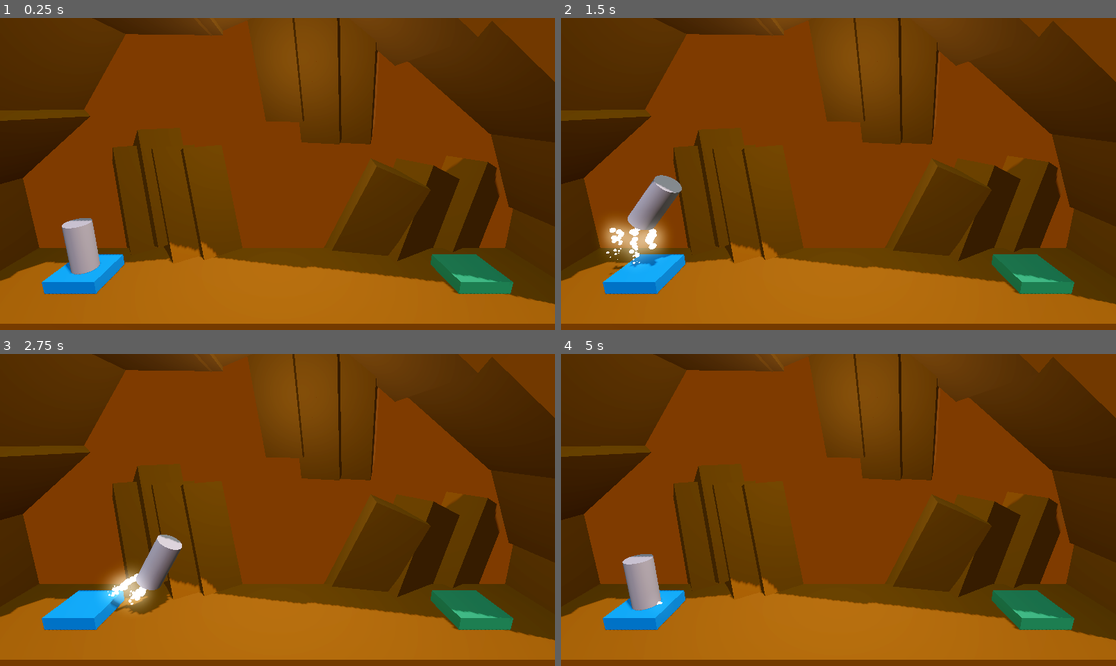
Above: before the commit, frames 1-4 (two rows, left to right).
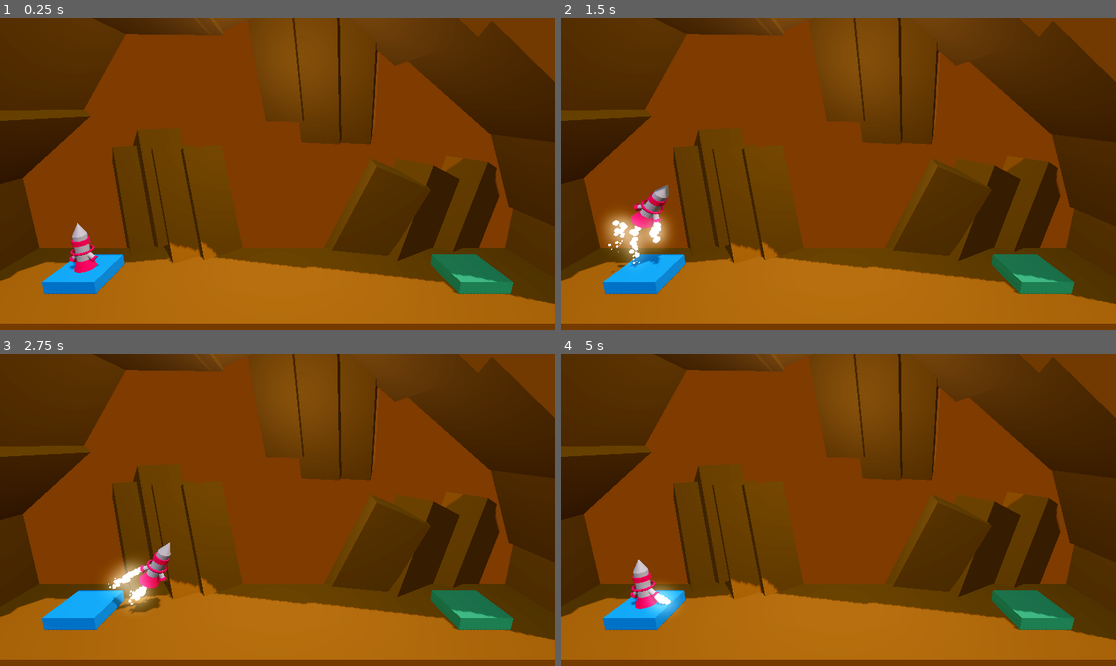
Above: after the commit, the same moments.

Repository: BerkayOzercan/Tutorial-Godot-Project-Boost
Game: Godot game, scene res://Levels/level_1.tscn
Two runs of this game, one before a commit and one after it. Both use one fixed random seed, a clock stepped at 60 frames per second and the inputs below.
Inputs:
- Up to frame 1 (0.25 s): no input
- Up to frame 2 (1.5 s): tap Enter at 0.5 s; hold D (rotate_right) 0.53-1.28 s; hold Space (boost) 0.53-1.28 s; hold A (rotate_left) from 1.28 s (still down); tap Space (boost) at 1.35 s
- Up to frame 3 (2.75 s): release A (rotate_left) at 2.03 s; hold D (rotate_right) from 2.03 s (still down); hold Space (boost) from 2.03 s (still down)
- Up to frame 4 (5 s): release Space (boost) at 2.78 s; tap Space (boost) at 2.85, 4.35 s; release D (rotate_right) at 3.53 s; hold Space (boost) 3.53-4.28 s; hold A (rotate_left) from 3.53 s (still down)

The runs differ from the first frame. In frame 1, 0.8% of the frame differs, in the area x 11-19%, y 64-83%; in frame 2, 1.6%, in the area x 7-22%, y 50-83%; in frame 3, 1.4%; in frame 4, 1.1%.

Commit message:
Edit : improve ship

Diff:
--- a/player.tscn
+++ b/player.tscn
@@ -1,14 +1,46 @@
-[gd_scene load_steps=10 format=3 uid="uid://dic5jfwahf0yv"]
+[gd_scene load_steps=17 format=3 uid="uid://dic5jfwahf0yv"]
 
 [ext_resource type="Script" path="res://Scripts/Player.gd" id="1_s6sso"]
 [ext_resource type="AudioStream" uid="uid://cptx343i6y1l6" path="res://Sounds/SFX - Death Explosion.ogg" id="2_3skm3"]
+[ext_resource type="Material" uid="uid://dfjrodww18wbk" path="res://Materials/m_red.tres" id="2_7shau"]
 [ext_resource type="AudioStream" uid="uid://nouph6l78842" path="res://Sounds/SFX - Success.ogg" id="3_ps70y"]
 [ext_resource type="AudioStream" uid="uid://b8wv4axrshkad" path="res://Sounds/SFX - Main engine thrust.ogg" id="4_jpj5b"]
 [ext_resource type="PackedScene" uid="uid://ux6ivcx1ovdp" path="res://Particles/booster_particles.tscn" id="5_6tfr7"]
 [ext_resource type="PackedScene" path="res://Particles/explosion_particles.tscn" id="6_ucbua"]
 [ext_resource type="PackedScene" path="res://Particles/success_particles.tscn" id="7_j5awg"]
 
-[sub_resource type="CylinderMesh" id="CylinderMesh_8yyw8"]
+[sub_resource type="CylinderMesh" id="CylinderMesh_djy3p"]
+top_radius = 0.0
+bottom_radius = 0.25
+height = 0.5
+
+[sub_resource type="CylinderMesh" id="CylinderMesh_gk7st"]
+top_radius = 0.25
+bottom_radius = 0.25
+height = 0.75
+
+[sub_resource type="CylinderMesh" id="CylinderMesh_r2on0"]
+top_radius = 0.3
+bottom_radius = 0.3
+height = 0.2
+
+[sub_resource type="CylinderMesh" id="CylinderMesh_v21iv"]
+top_radius = 0.25
+bottom_radius = 0.4
+height = 0.4
+
+[sub_resource type="CylinderMesh" id="CylinderMesh_thhhn"]
+top_radius = 0.1
+bottom_radius = 0.1
+height = 0.3
+
+[sub_resource type="CylinderMesh" id="CylinderMesh_wec2c"]
+top_radius = 0.1
+bottom_radius = 0.15
+height = 0.1
+
+[sub_resource type="TorusMesh" id="TorusMesh_4q7oq"]
+inner_radius = 0.8
 
 [sub_resource type="CylinderShape3D" id="CylinderShape3D_eyjiq"]
 
@@ -23,7 +55,48 @@
 script = ExtResource("1_s6sso")
 
 [node name="MeshInstance3D" type="MeshInstance3D" parent="."]
-mesh = SubResource("CylinderMesh_8yyw8")
+transform = Transform3D(1, 0, 0, 0, 1, 0, 0, 0, 1, 0, 0.00342453, 0)
+
+[node name="MeshInstance3D4" type="MeshInstance3D" parent="MeshInstance3D"]
+transform = Transform3D(1, 0, 0, 0, 1, 0, 0, 0, 1, 0, 0.730057, 0)
+mesh = SubResource("CylinderMesh_djy3p")
+
+[node name="MeshInstance3D" type="MeshInstance3D" parent="MeshInstance3D"]
+transform = Transform3D(1, 0, 0, 0, 1.49949, 0, 0, 0, 1, 0, -0.0817268, 0)
+mesh = SubResource("CylinderMesh_gk7st")
+
+[node name="MeshInstance3D3" type="MeshInstance3D" parent="MeshInstance3D"]
+transform = Transform3D(1, 0, 0, 0, 1, 0, 0, 0, 1, 0, 0.191049, 0)
+material_override = ExtResource("2_7shau")
+mesh = SubResource("CylinderMesh_r2on0")
+
+[node name="MeshInstance3D2" type="MeshInstance3D" parent="MeshInstance3D"]
+transform = Transform3D(1, 0, 0, 0, 1, 0, 0, 0, 1, 0, -0.795734, 0)
+material_override = ExtResource("2_7shau")
+mesh = SubResource("CylinderMesh_v21iv")
+
+[node name="MeshInstance3D5" type="MeshInstance3D" parent="MeshInstance3D"]
+transform = Transform3D(0.707107, 0.707107, 0, -0.707107, 0.707107, 0, 0, 0, 1, -0.28, -0.45, 0)
+mesh = SubResource("CylinderMesh_thhhn")
+
+[node name="MeshInstance3D" type="MeshInstance3D" parent="MeshInstance3D/MeshInstance3D5"]
+transform = Transform3D(1, 0, 0, 0, 1, 0, 0, 0, 1, -0.000233218, -0.192085, 0)
+material_override = ExtResource("2_7shau")
+mesh = SubResource("CylinderMesh_wec2c")
+
+[node name="MeshInstance3D6" type="MeshInstance3D" parent="MeshInstance3D"]
+transform = Transform3D(0.707107, -0.707107, 0, 0.707107, 0.707107, 0, 0, 0, 1, 0.28, -0.45, 0)
+mesh = SubResource("CylinderMesh_thhhn")
+
+[node name="MeshInstance3D" type="MeshInstance3D" parent="MeshInstance3D/MeshInstance3D6"]
+transform = Transform3D(1, 0, 0, 0, 1, 0, 0, 0, 1, -0.000233218, -0.192085, 0)
+material_override = ExtResource("2_7shau")
+mesh = SubResource("CylinderMesh_wec2c")
+
+[node name="MeshInstance3D7" type="MeshInstance3D" parent="MeshInstance3D"]
+transform = Transform3D(0.4, 0, 0, 0, 0.5, 0, 0, 0, 0.4, 0, -0.210669, 0)
+material_override = ExtResource("2_7shau")
+mesh = SubResource("TorusMesh_4q7oq")
 
 [node name="CollisionShape3D" type="CollisionShape3D" parent="."]
 shape = SubResource("CylinderShape3D_eyjiq")
@@ -42,11 +115,11 @@
 visibility_aabb = AABB(-1, -1, -1, 2, 2, 2)
 
 [node name="BoosterParticlesRight" parent="." instance=ExtResource("5_6tfr7")]
-transform = Transform3D(0.766044, -0.642788, 0, 0.642788, 0.766044, 0, 0, 0, 1, 0.47811, -0.994378, 0)
+transform = Transform3D(0.766044, -0.642788, 0, 0.642788, 0.766044, 0, 0, 0, 1, 0.47811, -0.628937, 0)
 visibility_aabb = AABB(-1, -1, -1, 2, 2, 2)
 
 [node name="BoosterParticlesLeft" parent="." instance=ExtResource("5_6tfr7")]
-transform = Transform3D(0.766044, 0.642788, 0, -0.642788, 0.766044, 0, 0, 0, 1, -0.478, -0.994016, 0)
+transform = Transform3D(0.766044, 0.642788, 0, -0.642788, 0.766044, 0, 0, 0, 1, -0.478, -0.628083, 0)
 visibility_aabb = AABB(-1, -1, -1, 2, 2, 2)
 
 [node name="ExplosionParticles" parent="." instance=ExtResource("6_ucbua")]
